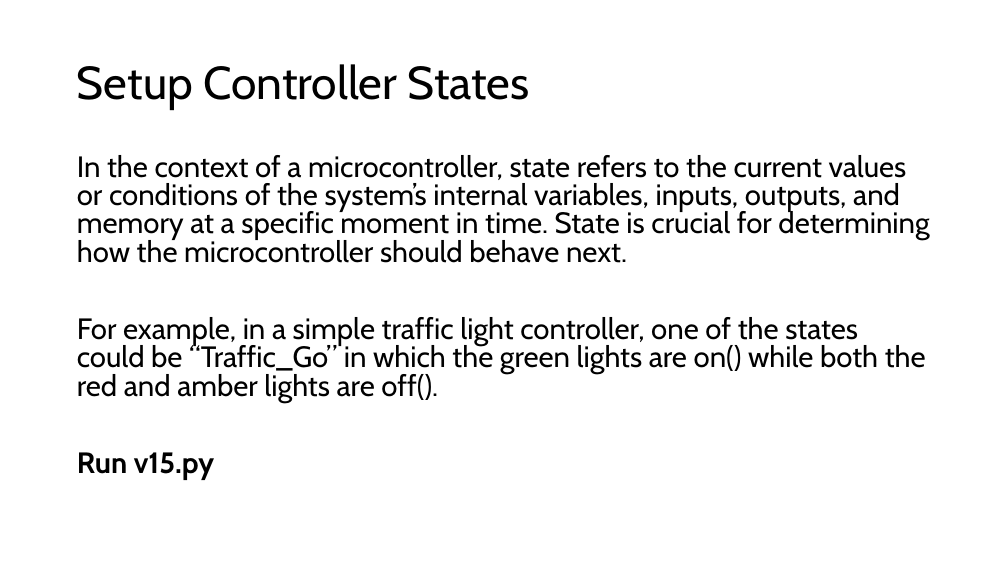
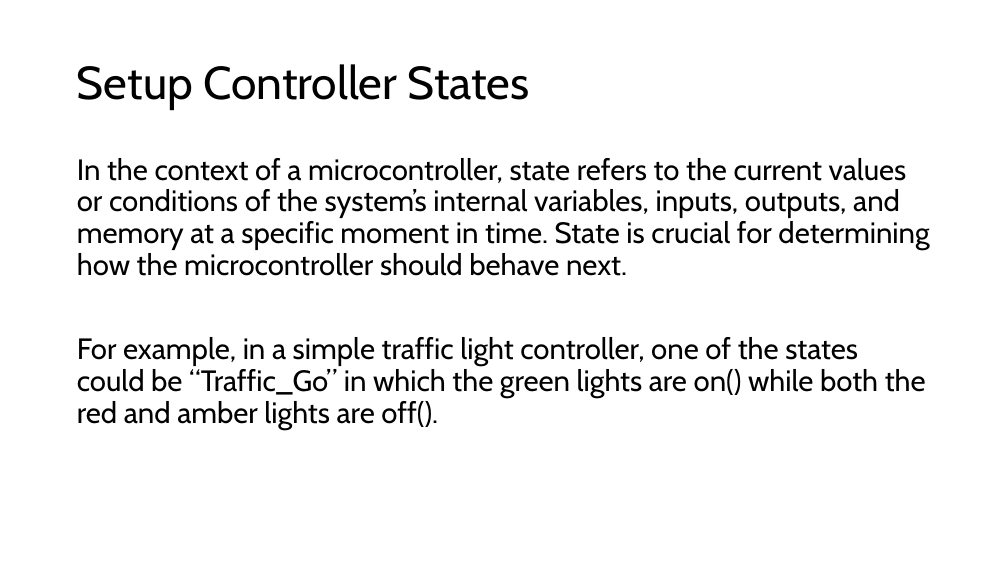
Before and after one commit to TempeHS/MicroPython_OOP_Pi_Pico_Mini_Project_Source, a slide deck: slide 7 of tutorials/presentations/Lecture6.pptx. Drawn at 1008x567 pixels with LibreOffice and Linux fonts; fonts in the diff are those of the drawing. Boxes give left, top, right and bottom in pixels: in the first picture for what was removed or moved away, otherwise in the second. Text is boxed around its words. In the diff, an @@ line names an element or a change of style, - is before the commit and + after.

```diff
--- a/tutorials/presentations/Lecture6.pptx
+++ b/tutorials/presentations/Lecture6.pptx
@@ text "In the context of a ..." at bbox=[77, 158, 929, 430]: line spacing 0.8 to 0.9 @@
@@ text at bbox=[77, 452, 214, 480]: paragraph removed @@
-Run v15.py
```
Also in this commit, not shown: 2 other slides changed, 6 slides added, 16 other files.
